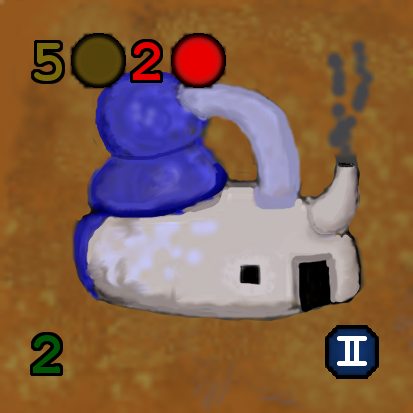
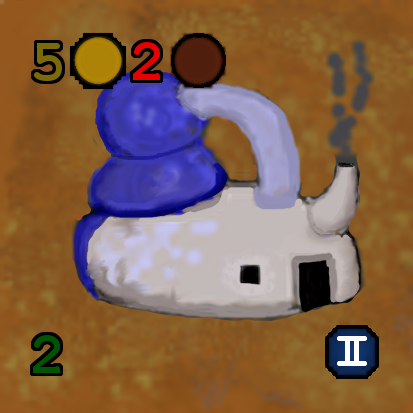
Comparing the layer stacks of the two 413px x 413px images. Changes:
renamed "Icono Oro.png" to "Icono Oro.png #1", painted on it over 70, 33, 126, 89
renamed "Icono Madera.png" to "Icono Madera.png #1", moved it above "2 #2", painted on it over 170, 34, 225, 87
